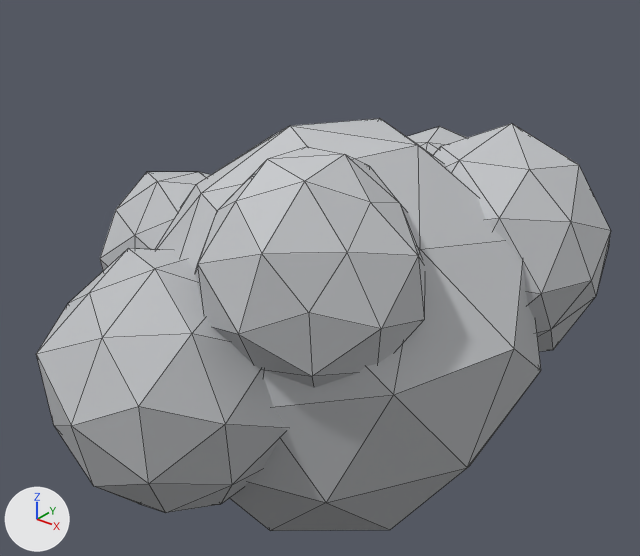
One commit to the glTF model assets/fx/smoke_c.glb: the scene before it, then after it.
The view is the same before and after, from a 50 mm camera at (1.501, -1.914, 1.193) aimed at (-0.032, 0.003, 0.005). The lights are fixed; the arrows at lower left show +X, +Y and +Z. The picture after the commit comes second. Mesh edges are drawn as thin lines. Vertices at exactly the same position are counted once.

Before the edit, the objects in view are built like this:
```python
me_smoke = bpy.data.meshes.new('smoke')
me_smoke.from_pydata(...)  # 252 vertices, 480 faces; spans x -0.85..0.68, y -0.92..0.99, z -0.74..0.53
me_smoke.materials.append(mat_smoke)
ob_smoke = bpy.data.objects.new('smoke', me_smoke)
ob_smoke.location = (0.0, 0.0, 0.0)
```
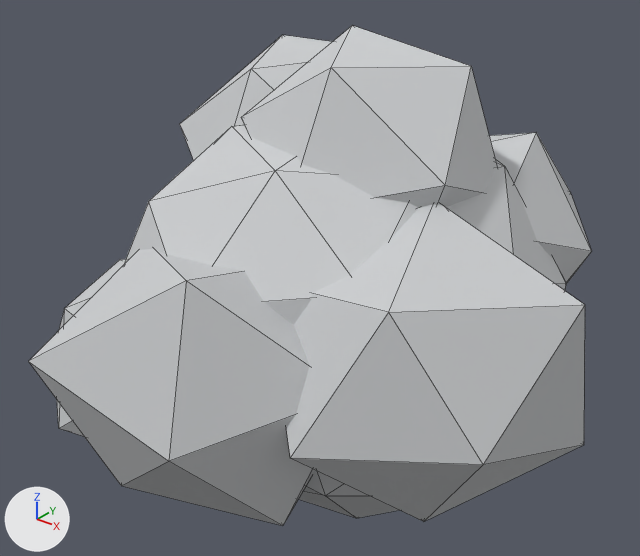
Where the change shows, as pixel boxes (x1, y1, x2, y2) in the pictures (640 x 556 px):
'smoke', reshaped (22% taller): before (36, 119, 611, 531); after (29, 25, 592, 526)
part 1 of me_smoke, rebuilt (14% wider): before (154, 119, 541, 531); after (124, 125, 566, 518)
part 2 of me_smoke, rebuilt: before (36, 248, 286, 513); after (29, 249, 315, 526)
part 3 of me_smoke, rebuilt: before (407, 126, 467, 155); after (490, 132, 592, 284)
part 4 of me_smoke, deleted: before (195, 147, 425, 388)
part 5 of me_smoke, deleted: before (100, 172, 210, 271)
part 6 of me_smoke, deleted: before (433, 123, 611, 351)
part 7 of me_smoke, added: after (57, 25, 585, 521)

The change, as a list of edits to the scene's bpy script:
```text
Change me_smoke:
    used by ob_smoke; location = (0.0, 0.0, 0.0)
    remove me_smoke.from_pydata(...)  # 252 vertices, 480 faces; spans x -0.85..0.68, y -0.92..0.99, z -0.74..0.53
    add me_smoke.from_pydata(...)  # 113 vertices, 178 faces; spans x -0.77..0.88, y -0.91..0.87, z -0.74..0.72
    me_smoke part 1: the loose piece of 42 vertices spanning x -0.58..0.67, y -0.63..0.59, z -0.74..0.48 is rebuilt with 42 vertices and now spans x -0.71..0.72, y -0.61..0.77, z -0.74..0.53
    me_smoke part 2: the loose piece of 42 vertices spanning x -0.41..0.3, y -0.92..-0.24, z -0.44..0.26 is rebuilt with 12 vertices and now spans x -0.34..0.46, y -0.91..-0.16, z -0.4..0.31
    me_smoke part 3: the loose piece of 42 vertices spanning x -0.38..0.41, y 0.2..0.99, z -0.48..0.34 is rebuilt with 11 vertices and now spans x -0.18..0.61, y 0.12..0.87, z -0.3..0.42
    me_smoke part 4: the loose piece of 42 vertices spanning x -0.08..0.52, y -0.66..-0.02, z -0.07..0.53 is deleted
    me_smoke part 5: the loose piece of 42 vertices spanning x -0.85..-0.21, y -0.34..0.27, z -0.33..0.25 is deleted
    me_smoke part 6: the loose piece of 42 vertices spanning x -0.01..0.68, y 0.07..0.77, z -0.27..0.46 is deleted
    me_smoke part 7
    48 vertices are added at x -0.77..0.88, y -0.7..0.78, z -0.62..0.72
    70 new faces join them
```
